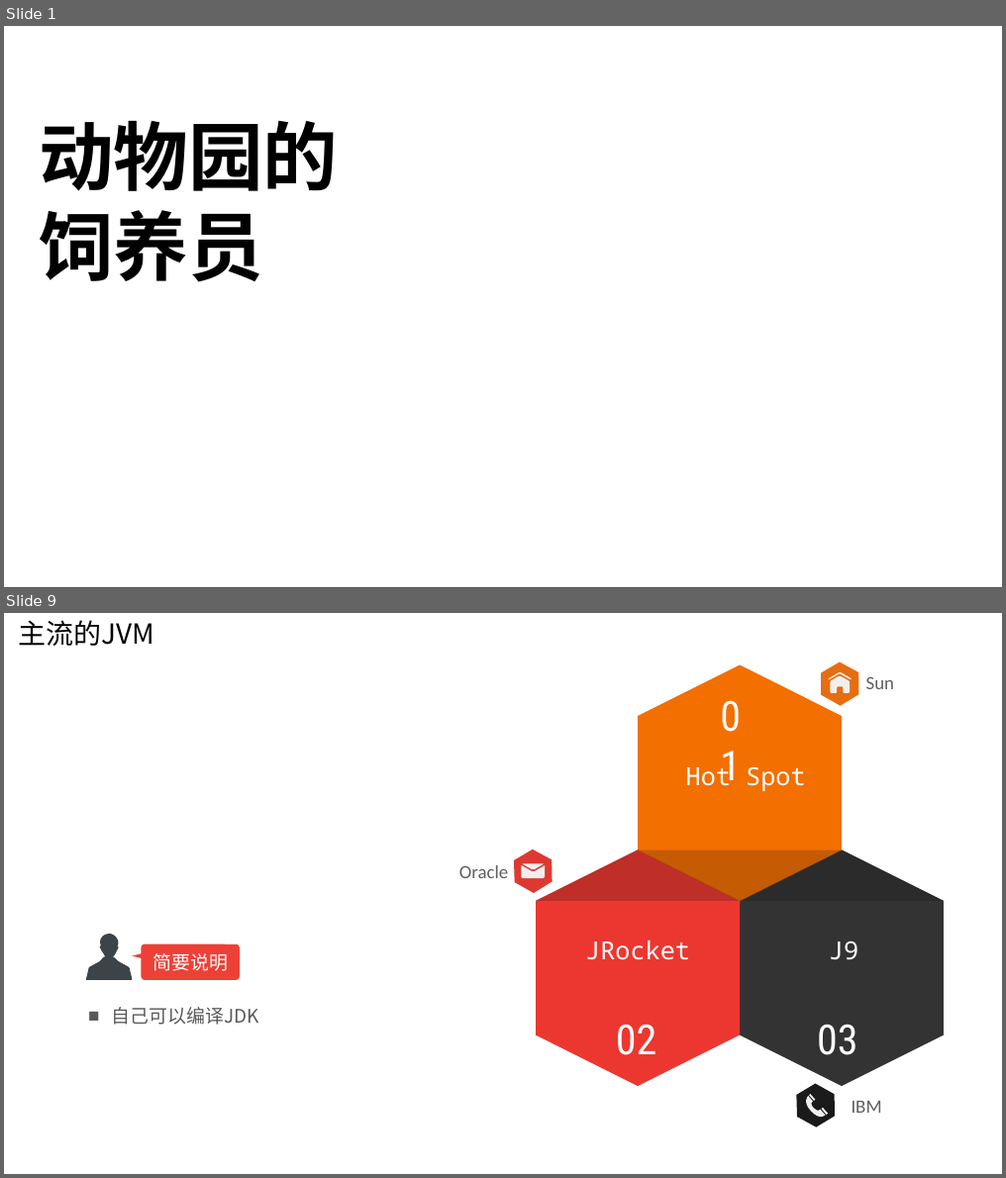
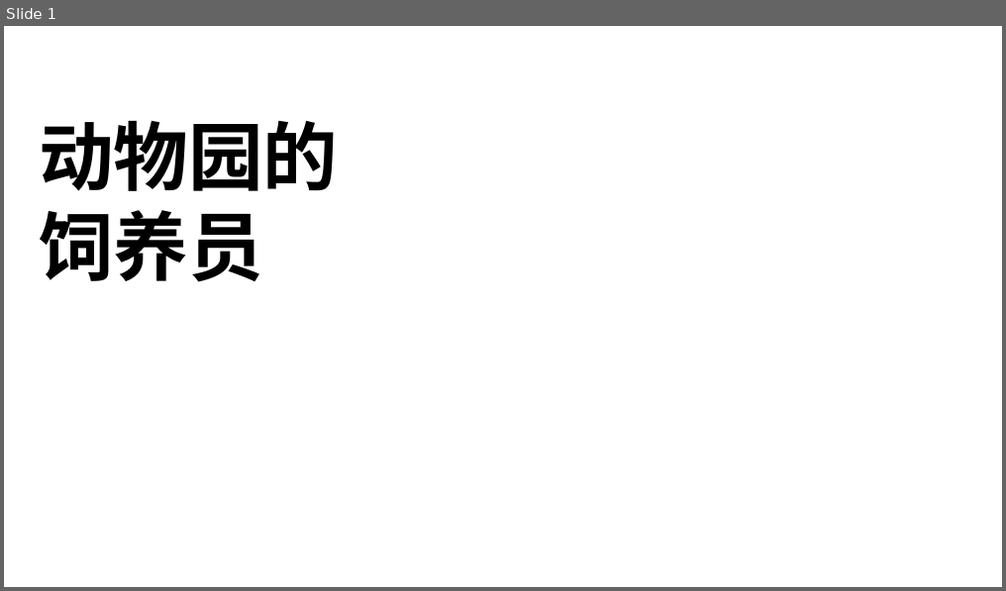
Before and after one commit to happyfucheng/JavaStudy, a slide deck: doc/zookeeper/zookeeper.pptx. Shown one above the other, each under a label of ours: slides 1 and 9 before the commit, slide 1 after it; the slides between them are not shown. The pictures are 1006x1178 and 1006x591 pixels, drawn with LibreOffice and Linux fonts; fonts in the diff are those of the drawing; background and template pictures are left out. Boxes give left, top, right and bottom in pixels: in the first picture for what was removed or moved away, otherwise in the second. Text is boxed around its words. In the diff, an @@ line names an element or a change of style, - is before the commit and + after.

```diff
--- a/doc/zookeeper/zookeeper.pptx
+++ b/doc/zookeeper/zookeeper.pptx
@@ slide 9 removed at [4, 613, 1002, 1174], background picture (left out) @@
@@ text removed at [18, 620, 154, 646] @@
-主流的JVM
@@ hexagon removed at [638, 664, 842, 901] @@
@@ freeform shape removed at [821, 663, 859, 706] @@
@@ text removed at [713, 685, 767, 744] @@
-01
@@ freeform shape removed at [829, 672, 852, 680] @@
@@ freeform shape removed at [831, 676, 849, 693] @@
@@ text removed at [866, 677, 895, 689] @@
-Sun
@@ text removed at [686, 761, 806, 791] @@
-Hot Spot
@@ freeform shape removed at [514, 850, 552, 893] @@
@@ hexagon removed at [537, 850, 740, 1086] @@
@@ freeform shape removed at [537, 850, 740, 900] @@
@@ hexagon removed at [740, 850, 944, 1086] @@
@@ freeform shape removed at [740, 850, 944, 900] @@
@@ text removed at [459, 865, 508, 878] @@
-Oracle
@@ freeform shape removed at [522, 865, 545, 878] @@
@@ freeform shape removed at [523, 863, 544, 869] @@
@@ freeform shape removed at [638, 851, 842, 901] @@
@@ freeform shape removed at [86, 931, 132, 980] @@
@@ triangle removed at [132, 953, 144, 959] @@
@@ rounded rectangle removed at [141, 945, 239, 980] @@
-简要说明
@@ text removed at [585, 941, 690, 960] @@
-JRocket
@@ text removed at [829, 941, 858, 960] @@
-J9
@@ text removed at [112, 1007, 259, 1025] @@
-■ 自己可以编译JDK
@@ text removed at [616, 1024, 656, 1056] @@
-02
@@ text removed at [817, 1024, 857, 1056] @@
-03
@@ freeform shape removed at [797, 1084, 835, 1128] @@
@@ freeform shape removed at [802, 1096, 826, 1121] @@
@@ freeform shape removed at [810, 1094, 816, 1101] @@
@@ freeform shape removed at [822, 1108, 829, 1115] @@
@@ text removed at [851, 1101, 882, 1113] @@
-IBM
```
Also in this commit, not shown: 6 slides changed, 6 slides added, 2 other slides removed, 46 other files.
